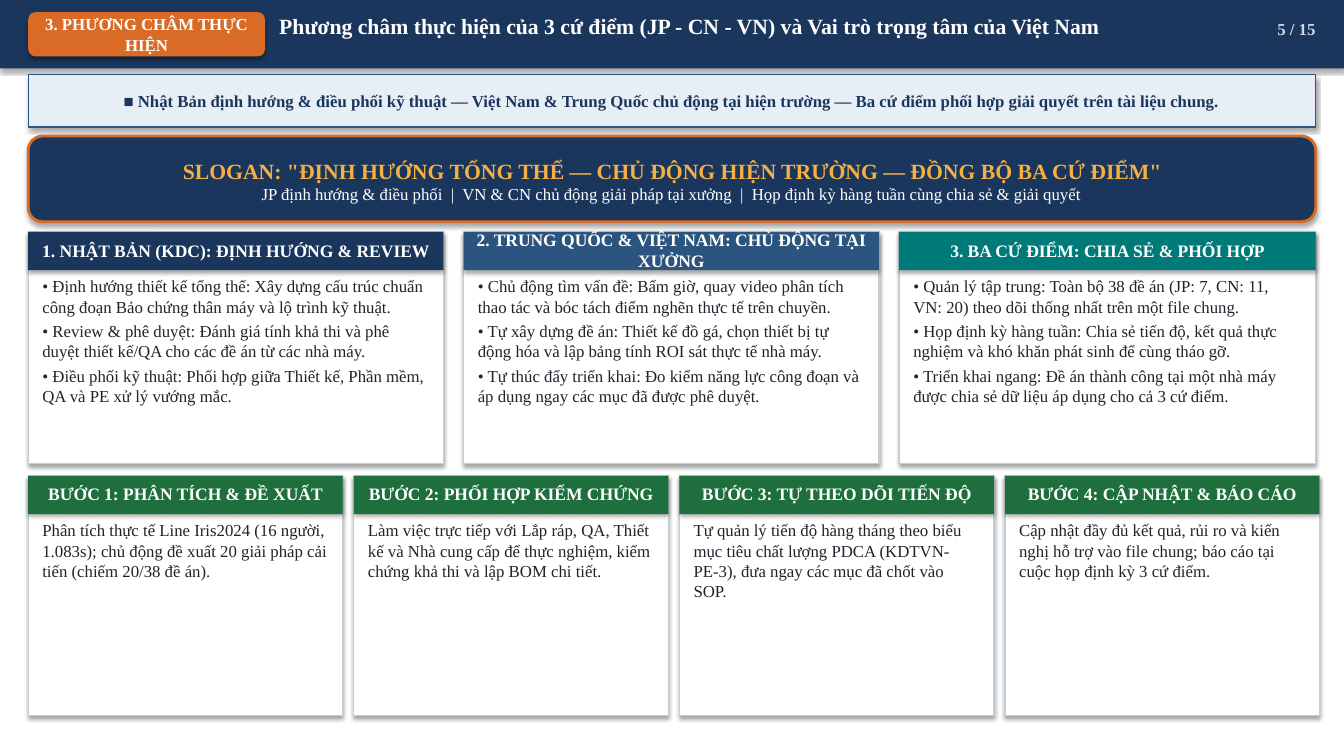
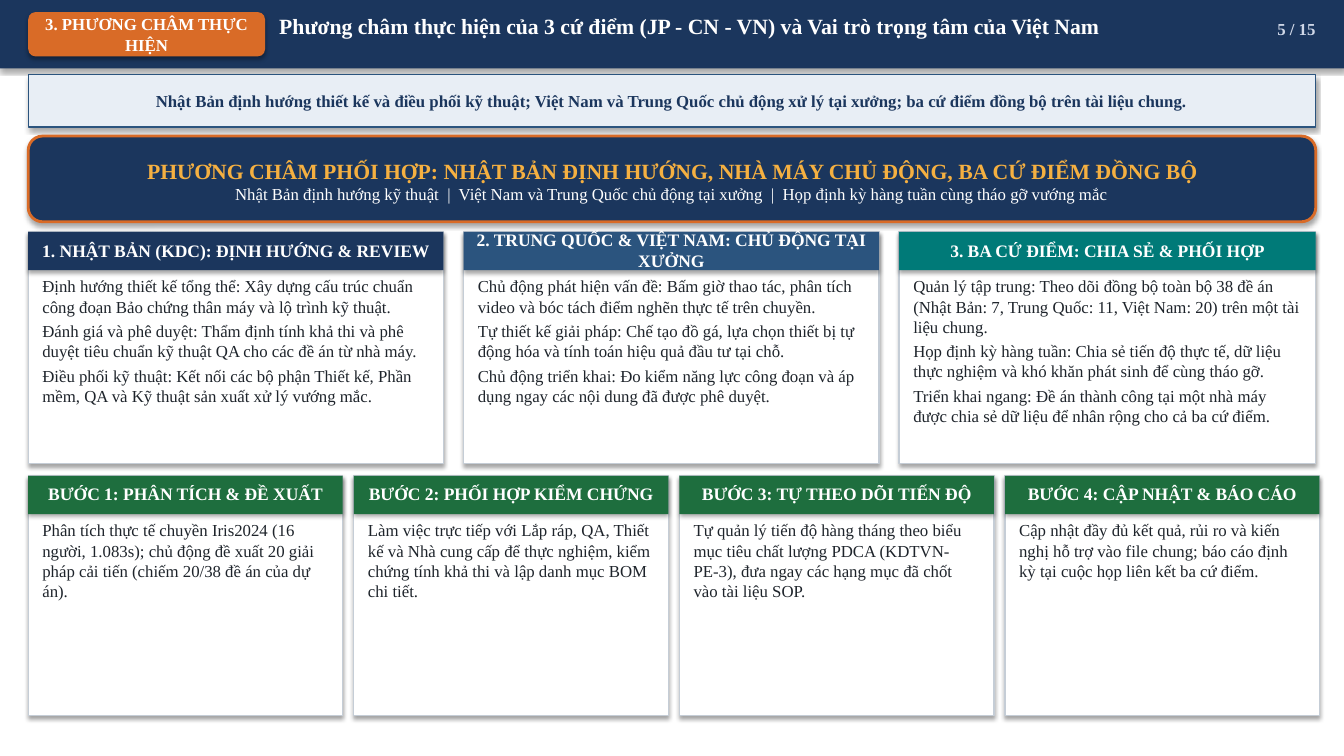
Before and after one commit to Nakazasen/bao_cao_dc_EXPIris, a slide deck: slide 5 of Bao_Cao_Dieu_Chinh_IrisEXP_VN.pptx. Drawn at 1344x756 pixels with LibreOffice and Linux fonts; fonts in the diff are those of the drawing. Boxes give left, top, right and bottom in pixels: in the first picture for what was removed or moved away, otherwise in the second. Text is boxed around its words. In the diff, an @@ line names an element or a change of style, - is before the commit and + after.

```diff
--- a/Bao_Cao_Dieu_Chinh_IrisEXP_VN.pptx
+++ b/Bao_Cao_Dieu_Chinh_IrisEXP_VN.pptx
@@ text in rectangle at [156, 94, 1186, 111]: text changed @@
-■ Nhật Bản định hướng & điều phối kỹ thuật — Việt Nam & Trung Quốc chủ động tại hiện trường — Ba cứ điểm phối hợp giải quyết trên tài liệu chung.
+Nhật Bản định hướng thiết kế và điều phối kỹ thuật; Việt Nam và Trung Quốc chủ động xử lý tại xưởng; ba cứ điểm đồng bộ trên tài liệu chung.
@@ text in rounded rectangle at [147, 162, 1197, 204]: text changed @@
-SLOGAN: "ĐỊNH HƯỚNG TỔNG THỂ — CHỦ ĐỘNG HIỆN TRƯỜNG — ĐỒNG BỘ BA CỨ ĐIỂM"
-JP định hướng & điều phối | VN & CN chủ động giải pháp tại xưởng | Họp định kỳ hàng tuần cùng chia sẻ & giải quyết
+PHƯƠNG CHÂM PHỐI HỢP: NHẬT BẢN ĐỊNH HƯỚNG, NHÀ MÁY CHỦ ĐỘNG, BA CỨ ĐIỂM ĐỒNG BỘ
+Nhật Bản định hướng kỹ thuật | Việt Nam và Trung Quốc chủ động tại xưởng | Họp định kỳ hàng tuần cùng tháo gỡ vướng mắc
@@ text at [42, 280, 417, 406]: text changed @@
-• Định hướng thiết kế tổng thể: Xây dựng cấu trúc chuẩn công đoạn Bảo chứng thân máy và lộ trình kỹ thuật.
-• Review & phê duyệt: Đánh giá tính khả thi và phê duyệt thiết kế/QA cho các đề án từ các nhà máy.
-• Điều phối kỹ thuật: Phối hợp giữa Thiết kế, Phần mềm, QA và PE xử lý vướng mắc.
+Định hướng thiết kế tổng thể: Xây dựng cấu trúc chuẩn công đoạn Bảo chứng thân máy và lộ trình kỹ thuật.
+Đánh giá và phê duyệt: Thẩm định tính khả thi và phê duyệt tiêu chuẩn kỹ thuật QA cho các đề án từ nhà máy.
+Điều phối kỹ thuật: Kết nối các bộ phận Thiết kế, Phần mềm, QA và Kỹ thuật sản xuất xử lý vướng mắc.
@@ text at [478, 280, 854, 406]: text changed @@
-• Chủ động tìm vấn đề: Bấm giờ, quay video phân tích thao tác và bóc tách điểm nghẽn thực tế trên chuyền.
-• Tự xây dựng đề án: Thiết kế đồ gá, chọn thiết bị tự động hóa và lập bảng tính ROI sát thực tế nhà máy.
-• Tự thúc đẩy triển khai: Đo kiểm năng lực công đoạn và áp dụng ngay các mục đã được phê duyệt.
+Chủ động phát hiện vấn đề: Bấm giờ thao tác, phân tích video và bóc tách điểm nghẽn thực tế trên chuyền.
+Tự thiết kế giải pháp: Chế tạo đồ gá, lựa chọn thiết bị tự động hóa và tính toán hiệu quả đầu tư tại chỗ.
+Chủ động triển khai: Đo kiểm năng lực công đoạn và áp dụng ngay các nội dung đã được phê duyệt.
@@ text at [913, 280, 1299, 426]: text changed @@
-• Quản lý tập trung: Toàn bộ 38 đề án (JP: 7, CN: 11, VN: 20) theo dõi thống nhất trên một file chung.
-• Họp định kỳ hàng tuần: Chia sẻ tiến độ, kết quả thực nghiệm và khó khăn phát sinh để cùng tháo gỡ.
-• Triển khai ngang: Đề án thành công tại một nhà máy được chia sẻ dữ liệu áp dụng cho cả 3 cứ điểm.
+Quản lý tập trung: Theo dõi đồng bộ toàn bộ 38 đề án (Nhật Bản: 7, Trung Quốc: 11, Việt Nam: 20) trên một tài liệu chung.
+Họp định kỳ hàng tuần: Chia sẻ tiến độ thực tế, dữ liệu thực nghiệm và khó khăn phát sinh để cùng tháo gỡ.
+Triển khai ngang: Đề án thành công tại một nhà máy được chia sẻ dữ liệu để nhân rộng cho cả ba cứ điểm.
@@ text at [42, 524, 314, 601]: text changed @@
-Phân tích thực tế Line Iris2024 (16 người, 1.083s); chủ động đề xuất 20 giải pháp cải tiến (chiếm 20/38 đề án).
+Phân tích thực tế chuyền Iris2024 (16 người, 1.083s); chủ động đề xuất 20 giải pháp cải tiến (chiếm 20/38 đề án của dự án).
@@ text at [368, 524, 651, 597]: text changed @@
-Làm việc trực tiếp với Lắp ráp, QA, Thiết kế và Nhà cung cấp để thực nghiệm, kiểm chứng khả thi và lập BOM chi tiết.
+Làm việc trực tiếp với Lắp ráp, QA, Thiết kế và Nhà cung cấp để thực nghiệm, kiểm chứng tính khả thi và lập danh mục BOM chi tiết.
@@ text at [694, 524, 962, 600]: text changed @@
-Tự quản lý tiến độ hàng tháng theo biểu mục tiêu chất lượng PDCA (KDTVN-PE-3), đưa ngay các mục đã chốt vào SOP.
+Tự quản lý tiến độ hàng tháng theo biểu mục tiêu chất lượng PDCA (KDTVN-PE-3), đưa ngay các hạng mục đã chốt vào tài liệu SOP.
@@ text at [1019, 524, 1288, 581]: text changed @@
-Cập nhật đầy đủ kết quả, rủi ro và kiến nghị hỗ trợ vào file chung; báo cáo tại cuộc họp định kỳ 3 cứ điểm.
+Cập nhật đầy đủ kết quả, rủi ro và kiến nghị hỗ trợ vào file chung; báo cáo định kỳ tại cuộc họp liên kết ba cứ điểm.
```
Also in this commit, not shown: 14 other slides changed, 1 other file.
